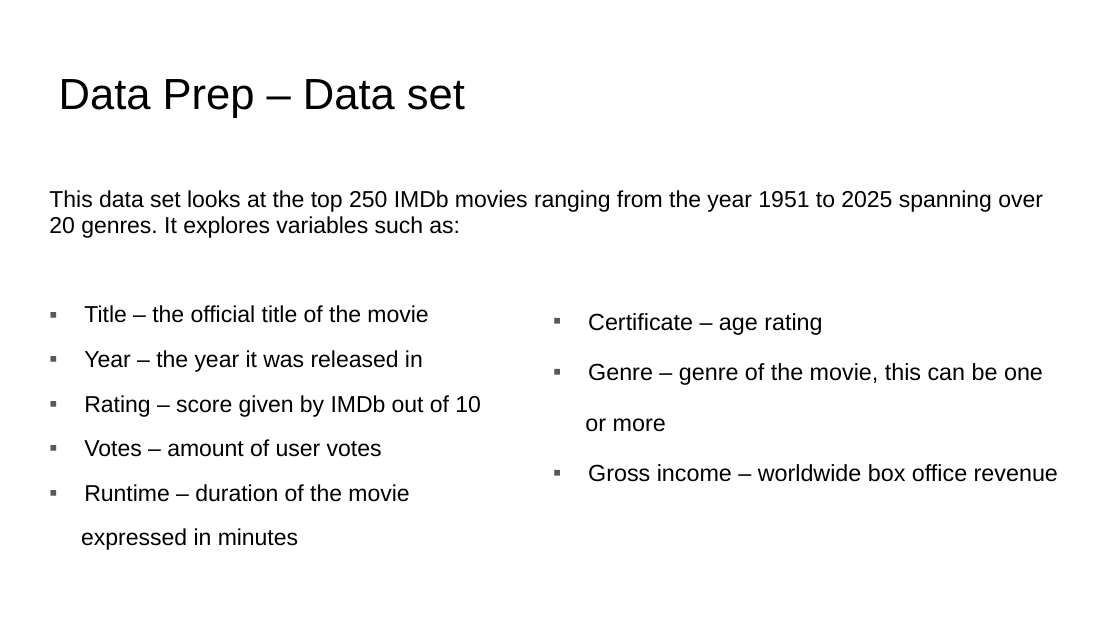
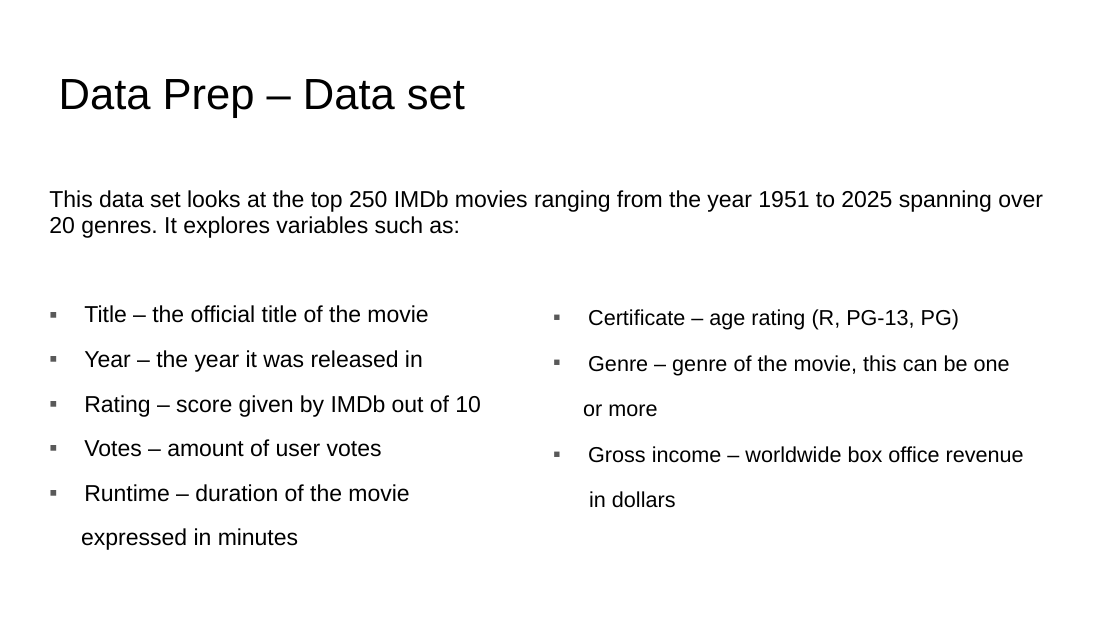
Before and after one commit to amelka800/Data-CA, a slide deck: slide 4 of Data Exploration CA Template 2026.pptx. Drawn at 1120x630 pixels with LibreOffice and Linux fonts; fonts in the diff are those of the drawing. Boxes give left, top, right and bottom in pixels: in the first picture for what was removed or moved away, otherwise in the second. Text is boxed around its words. In the diff, an @@ line names an element or a change of style, - is before the commit and + after.

```diff
--- a/Data Exploration CA Template 2026.pptx
+++ b/Data Exploration CA Template 2026.pptx
@@ text at (x1=588, y1=309, x2=959, y2=330): text changed; size 15 to 13.9 pt @@
-▪ Certificate – age rating
+▪ Certificate – age rating (R, PG-13, PG)
@@ text at (x1=583, y1=355, x2=1024, y2=463): size 15 to 13.9 pt in "Genre – genre of the movie, this ...", "or more", "Gross income – worldwide box office revenue"; line spacing 1.15 to 1.05 @@
@@ text at (x1=589, y1=491, x2=676, y2=508): paragraph added @@
+in dollars
```
Also in this commit, not shown: 2 slides added, 1 other file.
